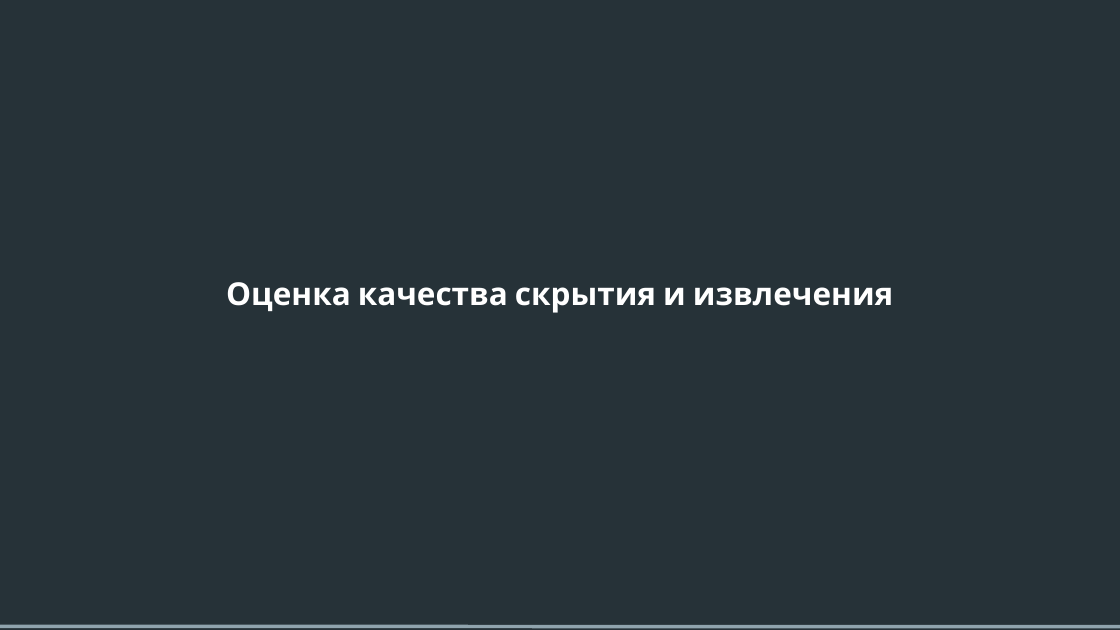
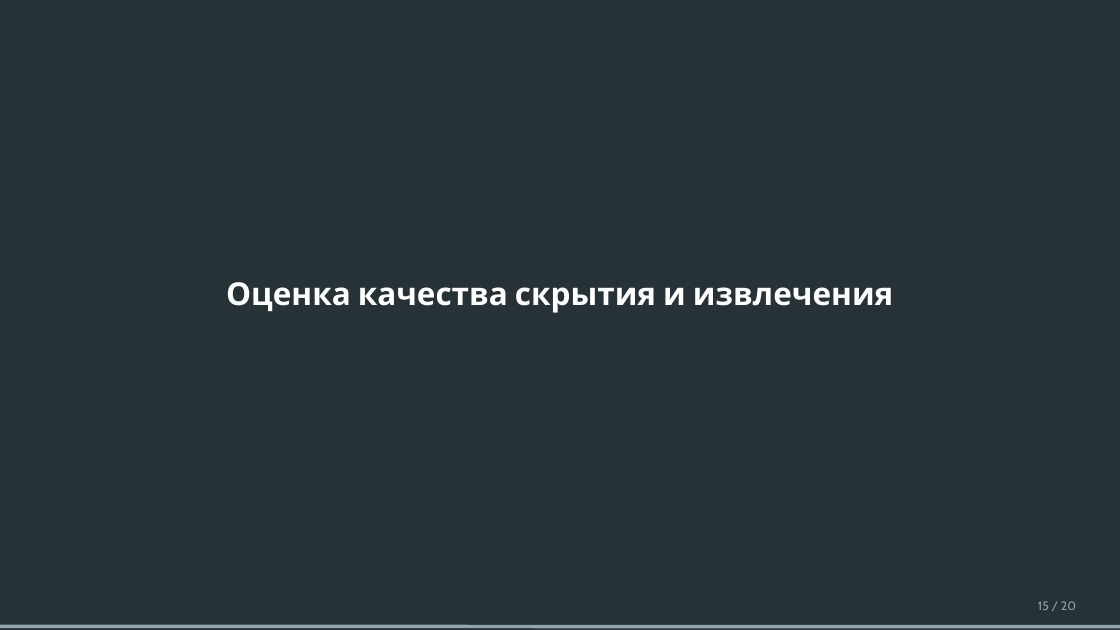
Before and after one commit to goorst/govno2, a slide deck: slide 15 of преза ВКР.pptx (slide 13 before the commit). Drawn at 1120x630 pixels with LibreOffice and Linux fonts; fonts in the diff are those of the drawing. Boxes give left, top, right and bottom in pixels: in the first picture for what was removed or moved away, otherwise in the second. Text is boxed around its words. In the diff, an @@ line names an element or a change of style, - is before the commit and + after.

```diff
--- a/преза ВКР.pptx
+++ b/преза ВКР.pptx
@@ text added at (x1=1038, y1=601, x2=1076, y2=610), 14 pt, text #90A4AE @@
+15 / 20
```
Also in this commit, not shown: 16 other slides changed, 2 slides added, 1 other file.
